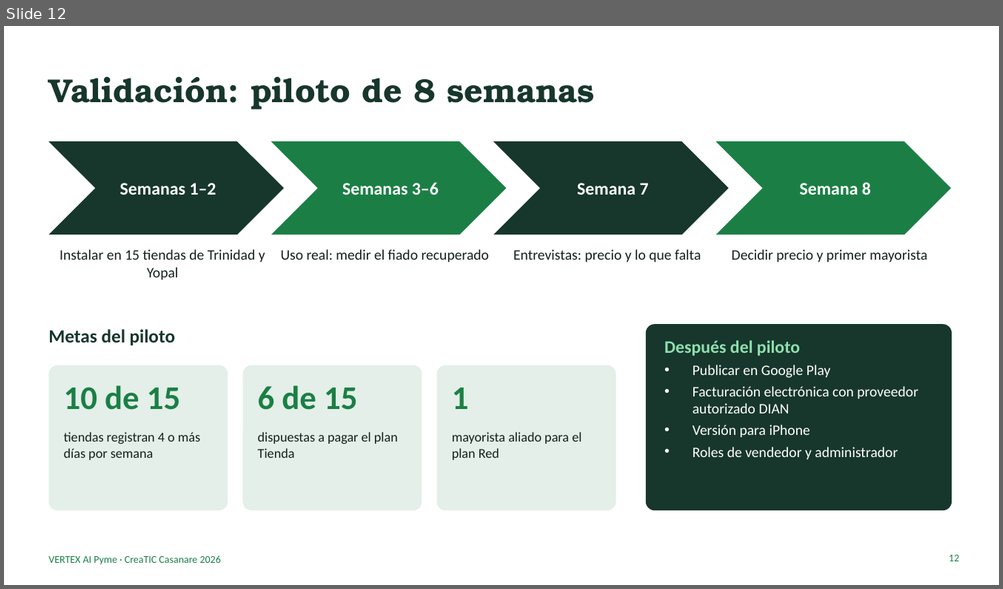
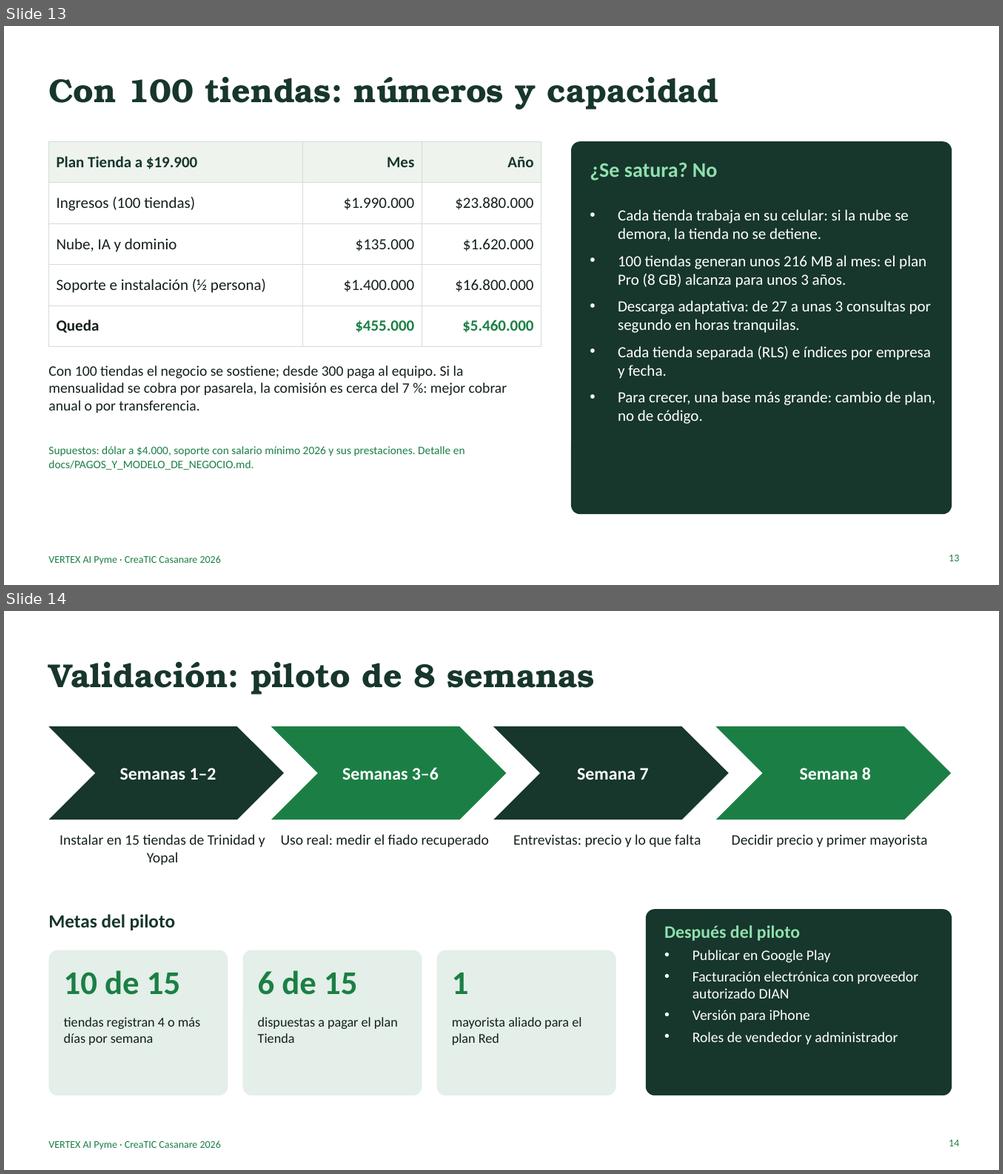
Before and after one commit to ingdavidortegaf-lab/vertex-ai-pyme, a slide deck: docs/pitch/VERTEX_AI_Pyme_Pitch.pptx. Shown one above the other, each under a label of ours: slide 12 before the commit, slides 13 and 14 after it. The pictures are 1003x589 and 1003x1174 pixels, drawn with LibreOffice and Linux fonts; fonts in the diff are those of the drawing. Boxes give left, top, right and bottom in pixels: in the first picture for what was removed or moved away, otherwise in the second. Text is boxed around its words. In the diff, an @@ line names an element or a change of style, - is before the commit and + after.

```diff
--- a/docs/pitch/VERTEX_AI_Pyme_Pitch.pptx
+++ b/docs/pitch/VERTEX_AI_Pyme_Pitch.pptx
@@ slide 13 added at (4, 26, 999, 585), background #FFFFFF; not listed: 1 template element that a slide beside it also shows @@
@@ title added at (48, 76, 718, 110), 32 pt, text #17362C, bold @@
+Con 100 tiendas: números y capacidad
@@ table added at (48, 141, 541, 336), 5 rows, 3 columns @@
+Plan Tienda a $19.900 | Mes | Año
+Ingresos (100 tiendas) | $1.990.000 | $23.880.000
+Nube, IA y dominio | $135.000 | $1.620.000
+Soporte e instalación (½ persona) | $1.400.000 | $16.800.000
+Queda | $455.000 | $5.460.000
@@ rounded rectangle added at (571, 141, 951, 514), fill #17362C @@
@@ text added at (589, 162, 935, 424), 15 pt, text #FFFFFF @@
+¿Se satura? No
+• Cada tienda trabaja en su celular: si la nube se demora, la tienda no se detiene.
+• 100 tiendas generan unos 216 MB al mes: el plan Pro (8 GB) alcanza para unos 3 años.
+• Descarga adaptativa: de 27 a unas 3 consultas por segundo en horas tranquilas.
+• Cada tienda separada (RLS) e índices por empresa y fecha.
+• Para crecer, una base más grande: cambio de plan, no de código.
@@ text added at (48, 366, 506, 413), 14 pt, text #14201A @@
+Con 100 tiendas el negocio se sostiene; desde 300 paga al equipo. Si la mensualidad se cobra por pasarela, la comisión es cerca del 7 %: mejor cobrar anual o por transferencia.
@@ text added at (48, 446, 465, 470), 11 pt, text #1B7F45 @@
+Supuestos: dólar a $4.000, soporte con salario mínimo 2026 y sus prestaciones. Detalle en docs/PAGOS_Y_MODELO_DE_NEGOCIO.md.
@@ page number added at (948, 555, 959, 562), 10 pt, text #1B7F45 @@
+13
@@ what was slide 12 is now slide 14 @@
@@ page number at (948, 1140, 959, 1147): text changed @@
-12
+14
```
Also in this commit, not shown: 2 slides changed, 1 other slide added, 21 other files.
